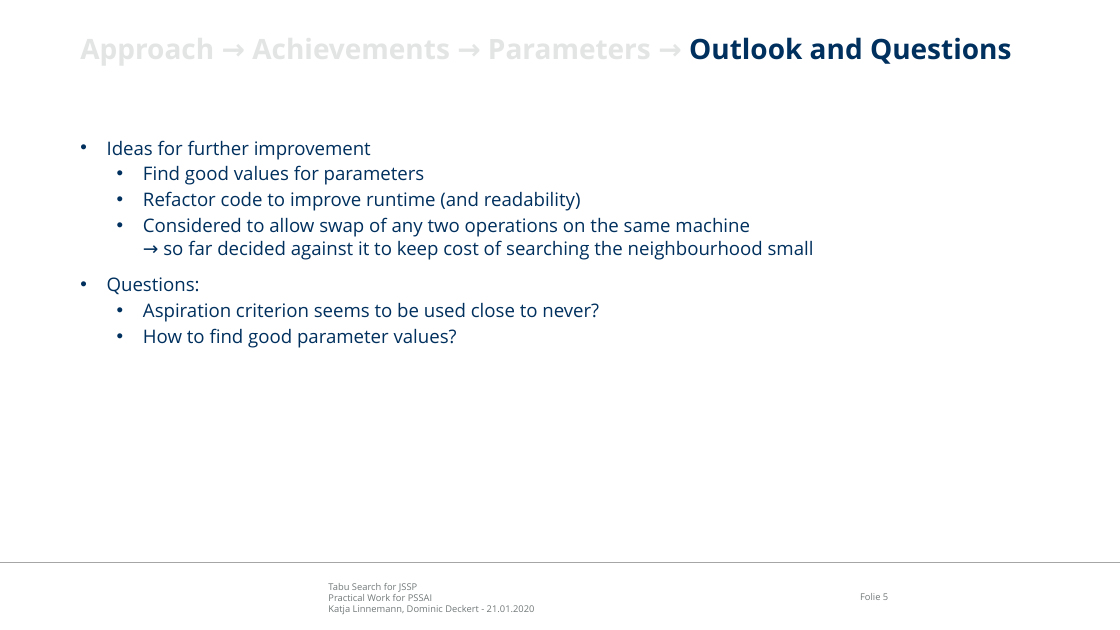
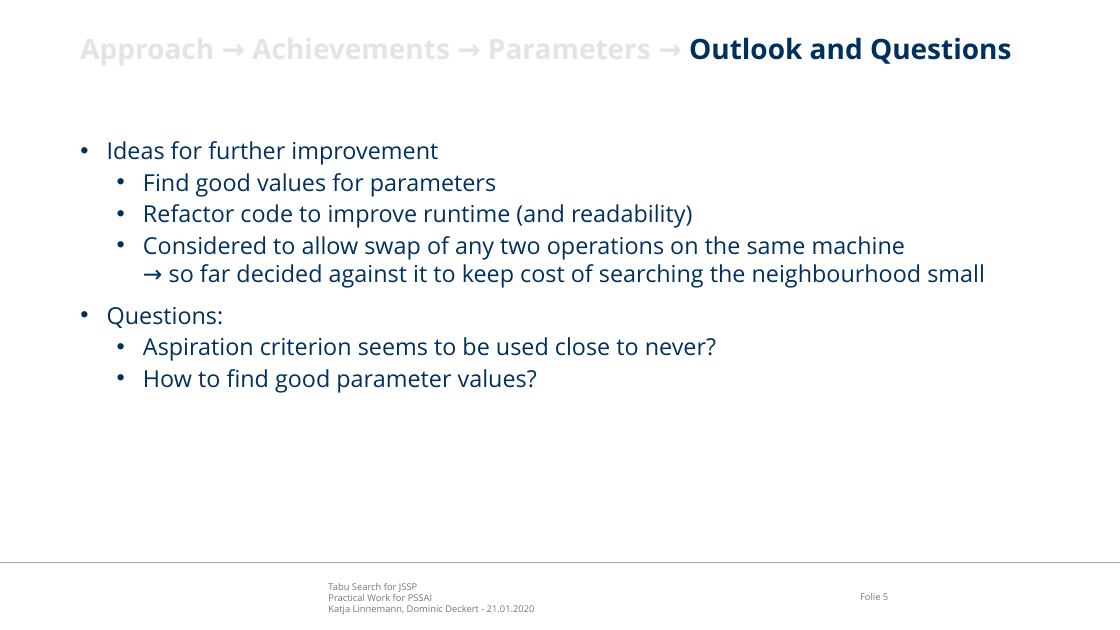
Before and after one commit to kalinni/JSSP-Tabu, a slide deck: slide 5 of Presentation.pptx. Drawn at 1120x630 pixels with LibreOffice and Linux fonts; fonts in the diff are those of the drawing; background and template pictures are left out. Boxes give left, top, right and bottom in pixels: in the first picture for what was removed or moved away, otherwise in the second. Text is boxed around its words. In the diff, an @@ line names an element or a change of style, - is before the commit and + after.

Commit message:
Update presentation
increased font size & staggered information

```diff
--- a/Presentation.pptx
+++ b/Presentation.pptx
@@ text "Ideas for further improvement" at (107, 141, 985, 393): size 16 to 20 pt @@
```
Also in this commit, not shown: 3 other slides changed.
